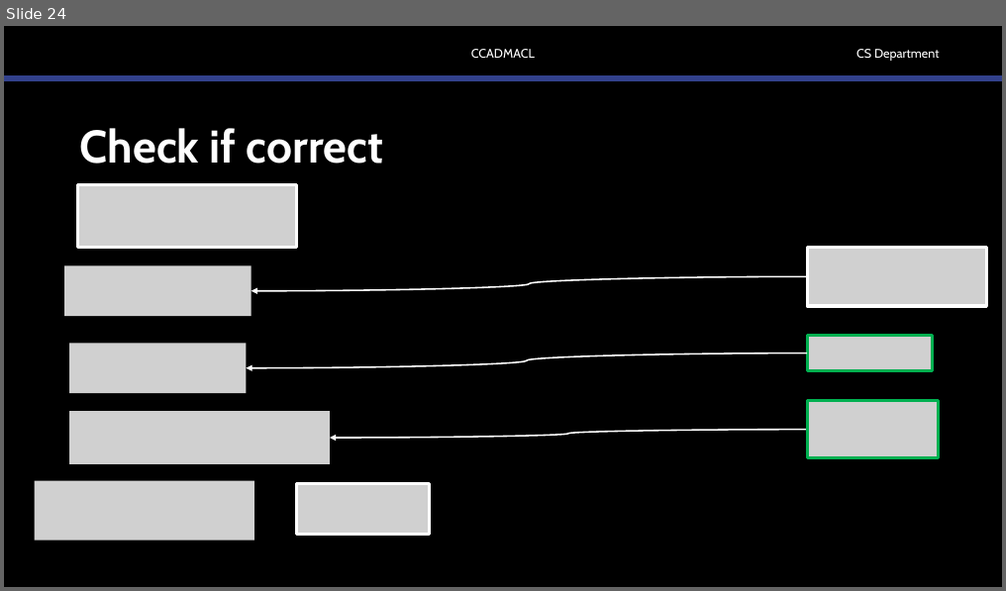
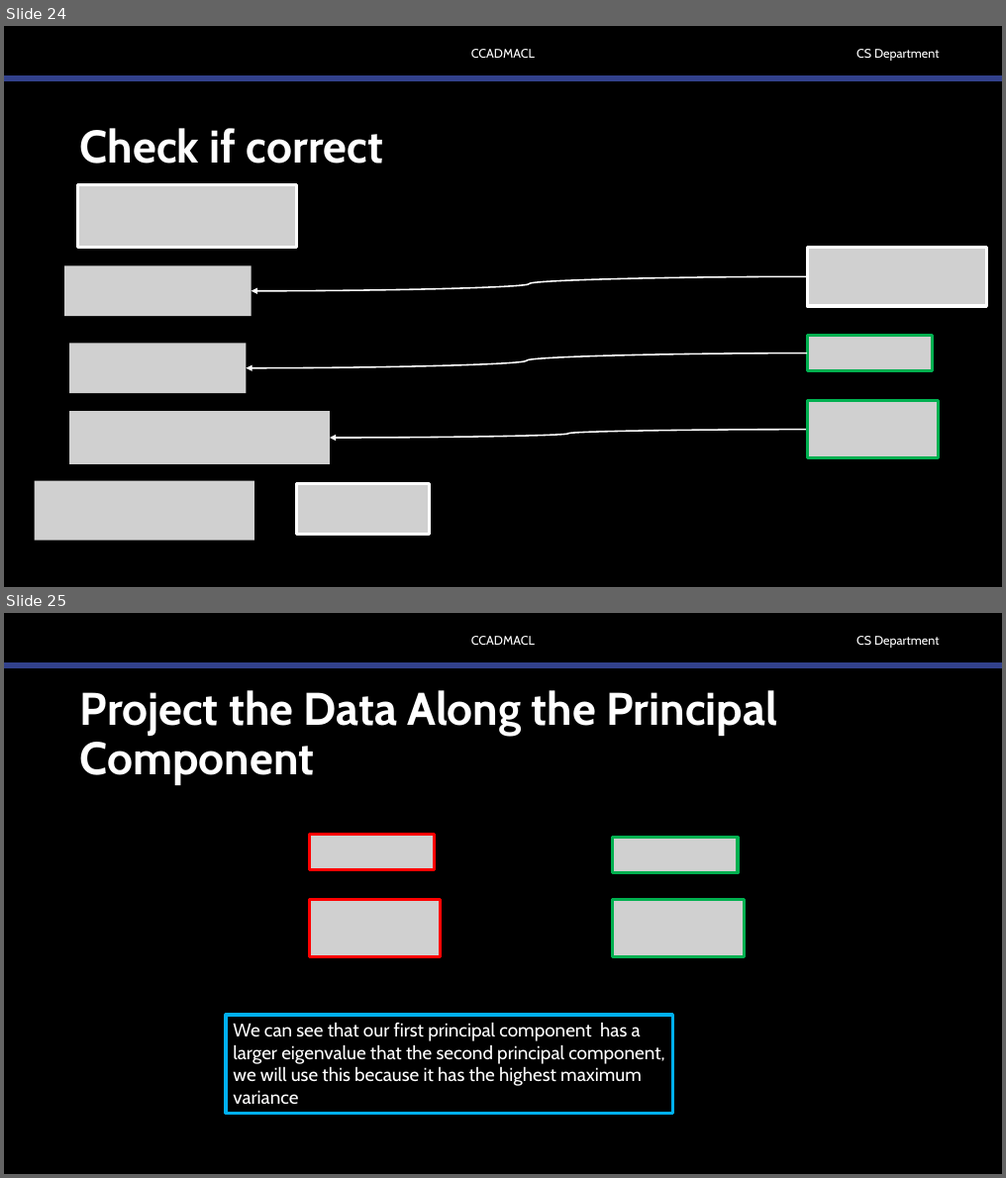
Before and after one commit to robitussin/CCADMACL, a slide deck: 7 - Principal Component Analysis/Covariance Matrix.pptx. Shown one above the other, each under a label of ours: slide 24 before the commit, slides 24 and 25 after it. The pictures are 1006x591 and 1006x1178 pixels, drawn with LibreOffice and Linux fonts; fonts in the diff are those of the drawing; grey boxes stand for pictures; background and template pictures are left out. Boxes give left, top, right and bottom in pixels: in the first picture for what was removed or moved away, otherwise in the second. Text is boxed around its words. In the diff, an @@ line names an element or a change of style, - is before the commit and + after.

```diff
--- a/7 - Principal Component Analysis/Covariance Matrix.pptx
+++ b/7 - Principal Component Analysis/Covariance Matrix.pptx
@@ slide 25 added at [4, 613, 1002, 1174], background #000000; not listed: 3 template elements that a slide beside it also shows @@
@@ title added at [80, 690, 777, 784], 44 pt, text #FFFFFF, bold @@
+Project the Data Along the Principal Component
@@ picture added at [310, 835, 436, 869] @@
@@ picture added at [613, 838, 739, 872] @@
@@ picture added at [310, 900, 442, 958] @@
@@ picture added at [613, 900, 745, 958] @@
@@ rectangle added at [226, 1015, 672, 1113], outline #00B0F0 3 pt, 18 pt, text #FFFFFF @@
+We can see that our first principal component has a larger eigenvalue that the second principal component, we will use this because it has the highest maximum variance
```
Also in this commit, not shown: 4 other slides added.
